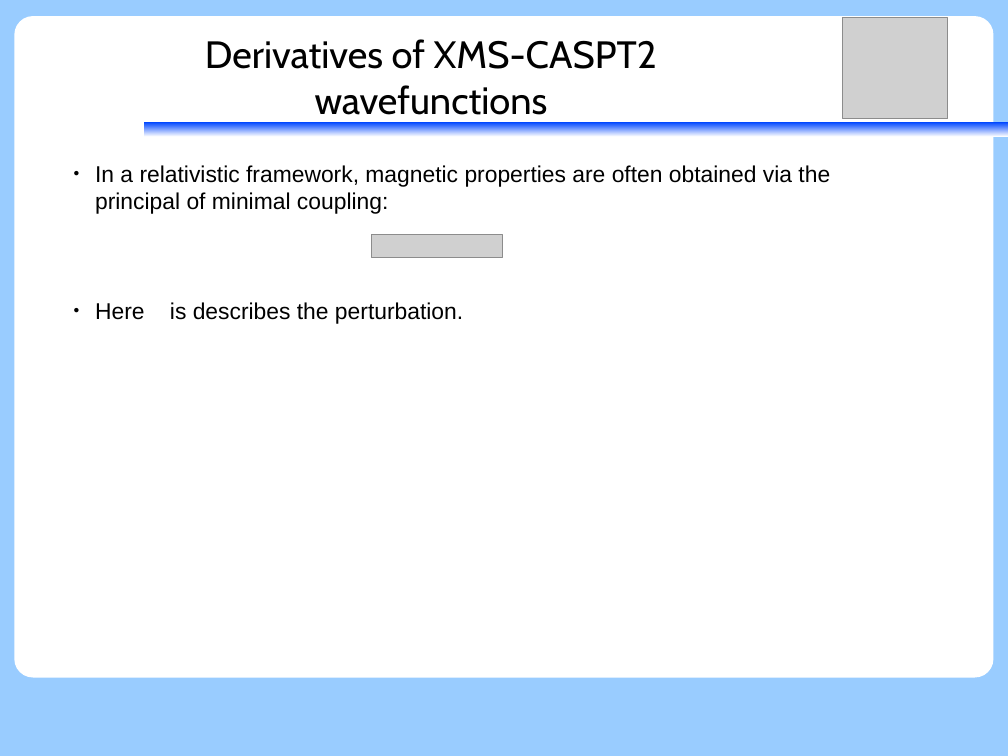
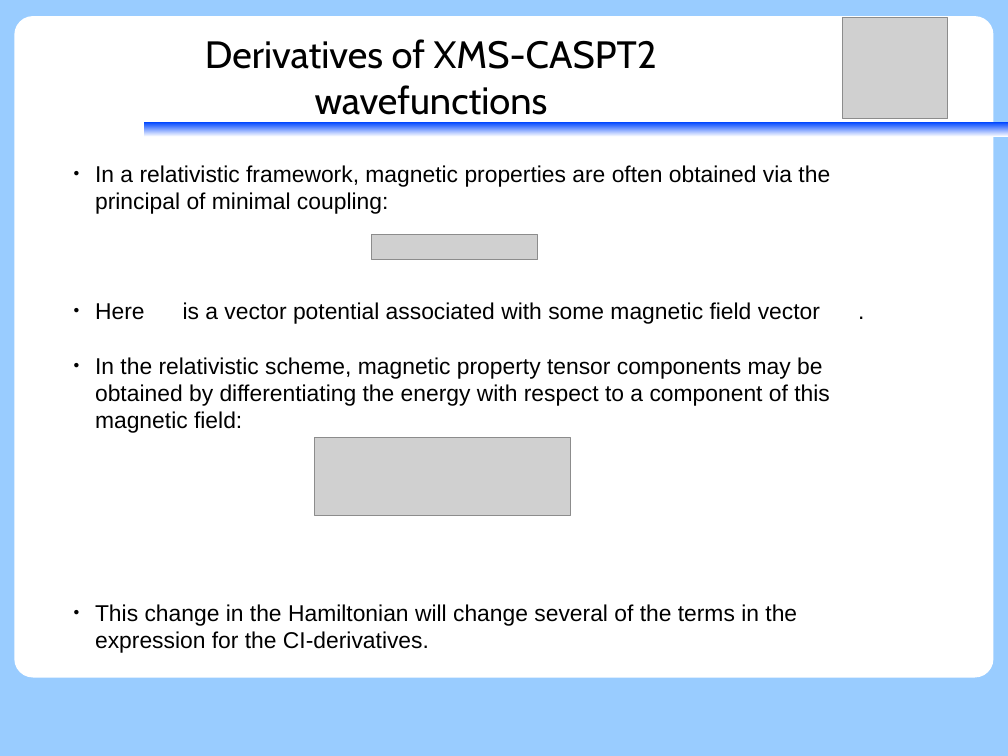
Before and after one commit to peterjohncherry/Presentations-etc, a slide deck: slide 5 of SGROUP_06092017/06092017_peter_matelem_gen.odp. Drawn at 1008x756 pixels with LibreOffice and Linux fonts; fonts in the diff are those of the drawing; grey boxes stand for pictures; background and template pictures are left out. Boxes give left, top, right and bottom in pixels: in the first picture for what was removed or moved away, otherwise in the second. Text is boxed around its words. In the diff, an @@ line names an element or a change of style, - is before the commit and + after.

Commit message:
new presentation

```diff
--- a/SGROUP_06092017/06092017_peter_matelem_gen.odp
+++ b/SGROUP_06092017/06092017_peter_matelem_gen.odp
@@ picture: place and size @@
-picture at (371,235,502,258)
+picture at (371,235,538,260)
@@ text at (95,302,830,653): text changed @@
-● Here is describes the perturbation.
+● Here is a vector potential associated with some magnetic field vector .
+● In the relativistic scheme, magnetic property tensor components may be obtained by differentiating the energy with respect to a component of this magnetic field:
+● This change in the Hamiltonian will change several of the terms in the expression for the CI-derivatives.
@@ picture added at (315,438,571,516) @@
```
Also in this commit, not shown: 1 other file.
